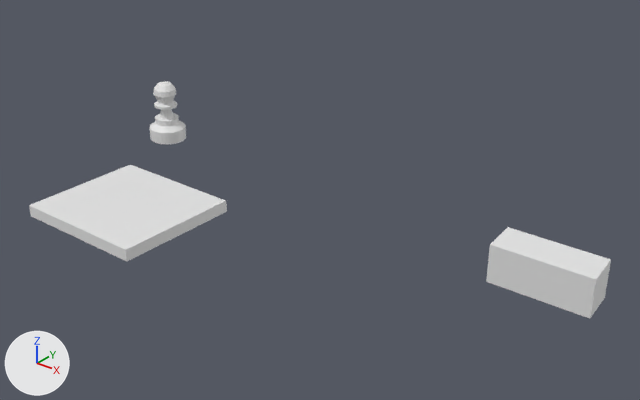
Before and after pictures for a commit that changed the Blender file xadrez peças.blend.
The view is the same before and after, from a 50 mm camera at (40.8, -31.1, 25.5) aimed at (9.4, 8.1, 1.2). Arrows for +X, +Y and +Z are at lower left; the lights stay in place.

Before the edit, the objects in view are built like this:
```python
me_cube = bpy.data.meshes.new('Cube')
me_cube.from_pydata(...)  # a box spanning x -3.73..5.28, y -4.01..4.01, z 0.72..1.47
me_cube.materials.append(mat_material)  # white #e7e7e7
me_cube_001 = bpy.data.meshes.new('Cube.001')
me_cube_001.from_pydata(...)  # 520 vertices, 488 faces; spans x -13.0..26.9, y -0.5..5.7, z -1.7..3.0
ob_cube = bpy.data.objects.new('Cube', me_cube)
ob_cube.location = (0.0, 0.0, 0.0)
ob_cube_001 = bpy.data.objects.new('Cube.001', me_cube_001)
ob_cube_001.location = (0.0, 10.04, 0.0)
```
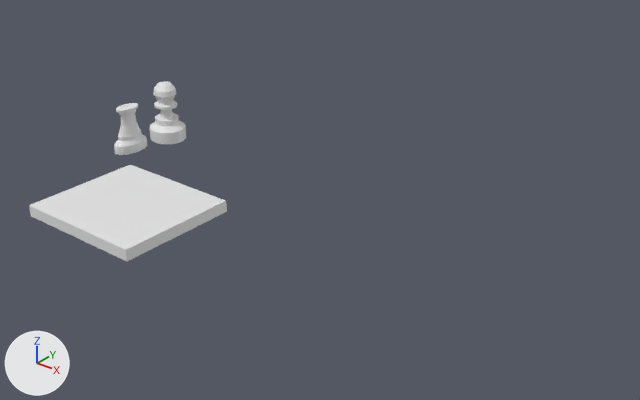
Commit message: continuação da peça
peça incompleta

Pixel boxes (x1, y1, x2, y2) of what changed, in the pictures (640 x 400 px):
'Cube.001', reshaped (84% narrower, 68% shorter)
    before: (150, 81, 611, 318)
    after: (114, 81, 186, 155)
part 1 of me_cube_001, added
    after: (114, 103, 147, 155)
part 2 of me_cube_001, deleted
    before: (486, 227, 611, 318)

The change, as a list of edits to the scene's bpy script:
```text
Change me_cube_001:
    used by ob_cube_001; location = (0.0, 10.04, 0.0)
    remove me_cube_001.from_pydata(...)  # 520 vertices, 488 faces; spans x -13.0..26.9, y -0.5..5.7, z -1.7..3.0
    add me_cube_001.from_pydata(...)  # 928 vertices, 868 faces; spans x -13.0..-9.9, y -1.3..5.7, z -1.7..3.0
    me_cube_001 part 1: a new loose piece of 416 vertices spanning x -12.2..-10.4, y -1.3..1.6, z -1.3..2.2
    me_cube_001 part 2: the loose piece of 8 vertices spanning x 20.4..26.9, y -0.5..2.1, z -1.2..1.3 is deleted
```
